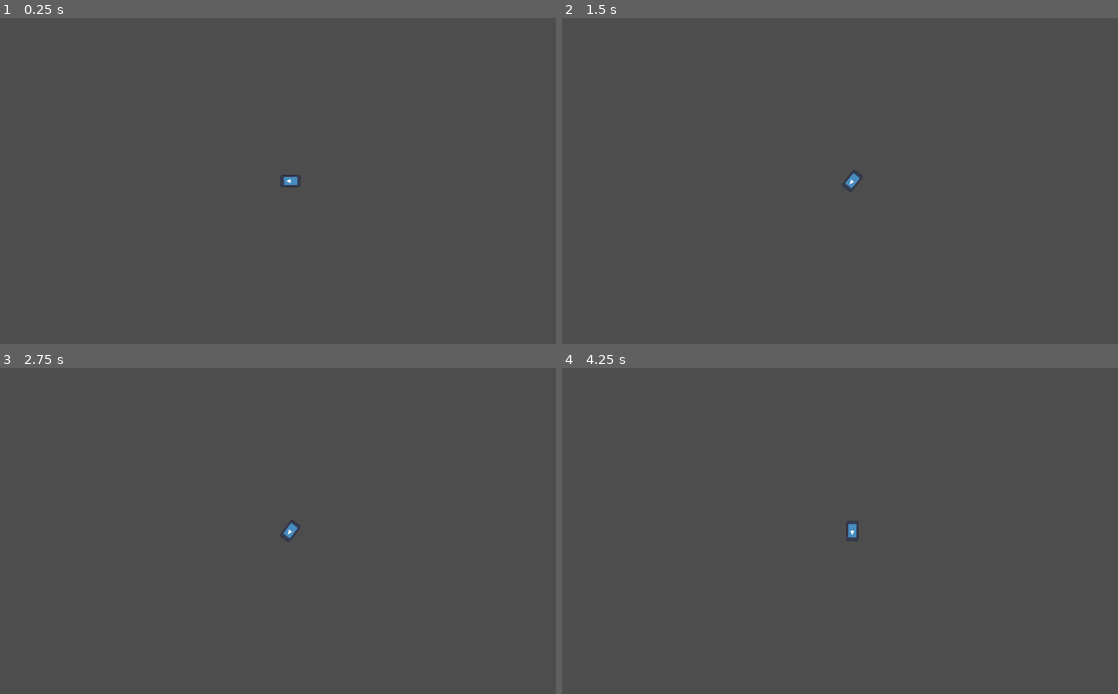
Above: before the commit, frames 1-4 (two rows, left to right).
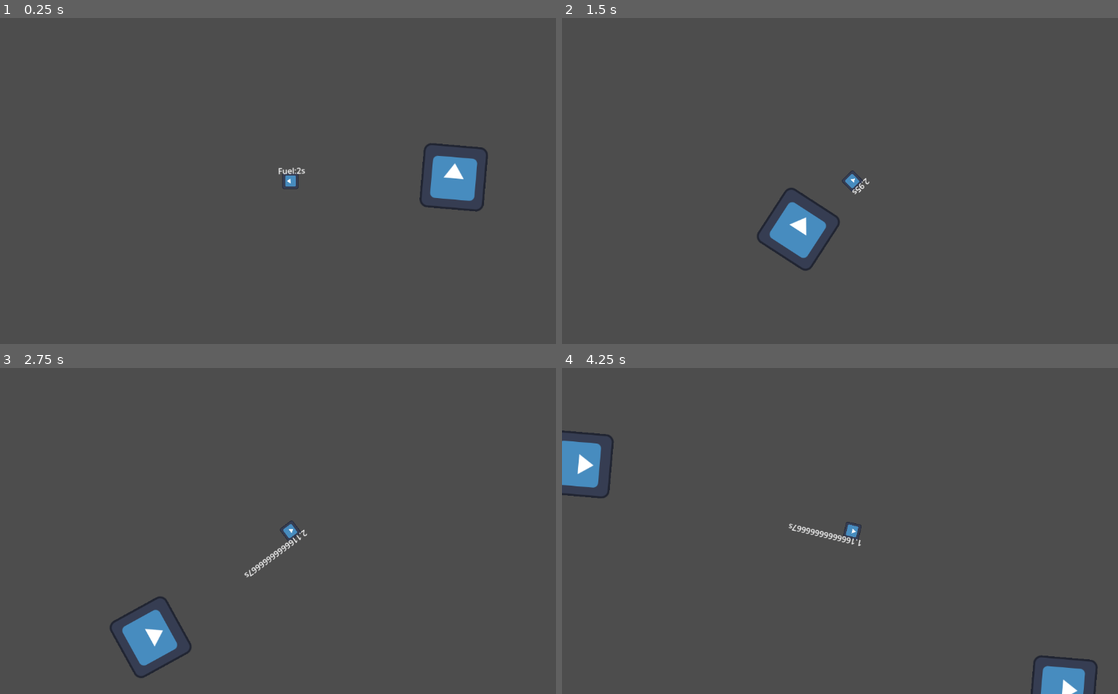
Above: after the commit, the same moments.

Repository: TomekPetrykowski/alakajam-21-game
Game: Godot game, scene res://scenes/test_level.tscn
Same seed, same stepped clock (60 frames per second), same inputs: the game is played once before the commit and once after it. The project has no main scene, so this scene is started directly. The engine's default icon, where the game draws it, is replaced by a stand-in: a white triangle on a blue panel in a dark square.
Inputs (mouse positions are in pixels of both pictures, inside the frame that each line leads up to):
- Up to frame 1 (0.25 s): no input
- Up to frame 2 (1.5 s): tap Enter (ui_accept) at 0.5, 1.35 s; move the mouse to (979, 164) at 0.52 s; hold Enter (ui_accept) 0.53-1.28 s; hold Right (ui_right) from 0.53 s (still down); move the mouse to (734, 197) at 1.27 s
- Up to frame 3 (2.75 s): tap Enter (ui_accept) at 1.52, 1.82 s; move the mouse to (350, 459) at 2.02 s; release Right (ui_right) at 2.03 s; hold Left (ui_left) from 2.03 s (still down); hold Enter (ui_accept) from 2.03 s (still down)
- Up to frame 4 (4.25 s): move the mouse to (823, 596) at 2.77 s; release Left (ui_left) at 2.78 s; release Enter (ui_accept) at 2.78 s; hold Right (ui_right) from 2.78 s (still down); tap Enter (ui_accept) at 2.85, 3.02, 3.32 s; move the mouse to (1029, 579) at 3.52 s; hold Enter (ui_accept) from 3.53 s (still down)

The runs differ from the first frame. In frame 1, 1.5% of the frame differs, in the area x 50-88%, y 38-60%; in frame 2, 1.5%; in frame 3, 1.6%; in frame 4, 2.2%, in the area x 0-97%, y 19-100%.

Commit message:
added jetpack and planet rotation

Diff:
--- a/gravity_game/project.godot
+++ b/gravity_game/project.godot
@@ -17,3 +17,18 @@
 [editor]
 
 version_control/autoload_on_startup=true
+
+[input]
+
+left={
+"deadzone": 0.5,
+"events": [Object(InputEventKey,"resource_local_to_scene":false,"resource_name":"","device":-1,"window_id":0,"alt_pressed":false,"shift_pressed":false,"ctrl_pressed":false,"meta_pressed":false,"pressed":false,"keycode":0,"physical_keycode":65,"key_label":0,"unicode":97,"location":0,"echo":false,"script":null)
+, Object(InputEventKey,"resource_local_to_scene":false,"resource_name":"","device":-1,"window_id":0,"alt_pressed":false,"shift_pressed":false,"ctrl_pressed":false,"meta_pressed":false,"pressed":false,"keycode":0,"physical_keycode":4194319,"key_label":0,"unicode":0,"location":0,"echo":false,"script":null)
+]
+}
+right={
+"deadzone": 0.5,
+"events": [Object(InputEventKey,"resource_local_to_scene":false,"resource_name":"","device":-1,"window_id":0,"alt_pressed":false,"shift_pressed":false,"ctrl_pressed":false,"meta_pressed":false,"pressed":false,"keycode":0,"physical_keycode":68,"key_label":0,"unicode":100,"location":0,"echo":false,"script":null)
+, Object(InputEventKey,"resource_local_to_scene":false,"resource_name":"","device":-1,"window_id":0,"alt_pressed":false,"shift_pressed":false,"ctrl_pressed":false,"meta_pressed":false,"pressed":false,"keycode":0,"physical_keycode":4194321,"key_label":0,"unicode":0,"location":0,"echo":false,"script":null)
+]
+}
--- a/gravity_game/scenes/planet.tscn
+++ b/gravity_game/scenes/planet.tscn
@@ -1,6 +1,7 @@
-[gd_scene load_steps=4 format=3 uid="uid://bpaw1dgbmrkti"]
+[gd_scene load_steps=8 format=3 uid="uid://bpaw1dgbmrkti"]
 
 [ext_resource type="Script" path="res://scripts/planet.gd" id="1_hmtsp"]
+[ext_resource type="Texture2D" uid="uid://dfqiovgynqkeh" path="res://icon.svg" id="2_xehg2"]
 
 [sub_resource type="CircleShape2D" id="CircleShape2D_l40aq"]
 radius = 88.3629
@@ -8,7 +9,45 @@
 [sub_resource type="CircleShape2D" id="CircleShape2D_4b54k"]
 radius = 408.314
 
-[node name="Planet" type="StaticBody2D"]
+[sub_resource type="Animation" id="Animation_bvvf0"]
+resource_name = "spin"
+length = 16.0
+loop_mode = 1
+tracks/0/type = "value"
+tracks/0/imported = false
+tracks/0/enabled = true
+tracks/0/path = NodePath(".:rotation")
+tracks/0/interp = 1
+tracks/0/loop_wrap = true
+tracks/0/keys = {
+"times": PackedFloat32Array(0, 16),
+"transitions": PackedFloat32Array(1, 1),
+"update": 0,
+"values": [0.0, 6.28319]
+}
+
+[sub_resource type="Animation" id="Animation_mbctx"]
+length = 0.001
+tracks/0/type = "value"
+tracks/0/imported = false
+tracks/0/enabled = true
+tracks/0/path = NodePath(".:rotation")
+tracks/0/interp = 1
+tracks/0/loop_wrap = true
+tracks/0/keys = {
+"times": PackedFloat32Array(0),
+"transitions": PackedFloat32Array(1),
+"update": 0,
+"values": [0.0]
+}
+
+[sub_resource type="AnimationLibrary" id="AnimationLibrary_pwidh"]
+_data = {
+"RESET": SubResource("Animation_mbctx"),
+"spin": SubResource("Animation_bvvf0")
+}
+
+[node name="Planet" type="AnimatableBody2D"]
 script = ExtResource("1_hmtsp")
 metadata/_edit_group_ = true
 
@@ -20,4 +59,14 @@
 [node name="CollisionShape2D" type="CollisionShape2D" parent="Area2D"]
 shape = SubResource("CircleShape2D_4b54k")
 
+[node name="AnimationPlayer" type="AnimationPlayer" parent="."]
+libraries = {
+"": SubResource("AnimationLibrary_pwidh")
+}
+autoplay = "spin"
+
+[node name="Sprite2D" type="Sprite2D" parent="."]
+texture = ExtResource("2_xehg2")
+
 [connection signal="body_entered" from="Area2D" to="." method="_on_area_2d_body_entered"]
+[connection signal="body_exited" from="Area2D" to="." method="_on_area_2d_body_exited"]
--- a/gravity_game/scenes/player.tscn
+++ b/gravity_game/scenes/player.tscn
@@ -3,22 +3,31 @@
 [ext_resource type="Script" path="res://scripts/player.gd" id="1_l070v"]
 [ext_resource type="Texture2D" uid="uid://dfqiovgynqkeh" path="res://icon.svg" id="2_dq6kd"]
 
-[sub_resource type="CapsuleShape2D" id="CapsuleShape2D_3l5f6"]
-height = 32.0
+[sub_resource type="CircleShape2D" id="CircleShape2D_6hnej"]
+radius = 16.0
 
 [node name="Player" type="CharacterBody2D"]
 floor_stop_on_slope = false
 script = ExtResource("1_l070v")
-metadata/_edit_group_ = true
-
-[node name="CollisionShape2D" type="CollisionShape2D" parent="."]
-rotation = -1.5708
-shape = SubResource("CapsuleShape2D_3l5f6")
 
 [node name="Sprite2D" type="Sprite2D" parent="."]
 position = Vector2(0, -4.76837e-07)
 rotation = -1.5708
-scale = Vector2(0.1875, 0.3125)
+scale = Vector2(0.25, 0.25)
 texture = ExtResource("2_dq6kd")
 
+[node name="CollisionShape2D" type="CollisionShape2D" parent="."]
+rotation = -1.5708
+shape = SubResource("CircleShape2D_6hnej")
+
 [node name="Camera2D" type="Camera2D" parent="."]
+
+[node name="CanvasLayer" type="CanvasLayer" parent="."]
+follow_viewport_enabled = true
+
+[node name="Fuel" type="Label" parent="."]
+offset_left = -24.0
+offset_top = -32.0
+offset_right = 30.0
+offset_bottom = -9.0
+text = "Fuel:2s"
--- a/gravity_game/scripts/planet.gd
+++ b/gravity_game/scripts/planet.gd
@@ -1,6 +1,11 @@
-extends StaticBody2D
+extends AnimatableBody2D
 
 
 func _on_area_2d_body_entered(body: Node2D) -> void:
 	if body.name == "Player":
 		body.rotation_point = position
+
+
+#func _on_area_2d_body_exited(body: Node2D) -> void:
+	#if body.name == "Player":
+		#body.rotation_point = position
--- a/gravity_game/scripts/player.gd
+++ b/gravity_game/scripts/player.gd
@@ -2,6 +2,7 @@
 
 
 #@onready var planet = $"../StaticBody2D"
+@onready var fuel_label = $Fuel
 
 const SPEED = 300.0
 const JUMP_VELOCITY = -300.0
@@ -14,7 +15,9 @@
 
 var rotation_point = Vector2.ZERO
 
-func _physics_process(_delta: float) -> void:
+var fuel = 3.0 :set = _change_fuel
+
+func _physics_process(delta: float) -> void:
 	# Add the gravity.
 
 	#velocity = gravity
@@ -46,15 +49,22 @@
 	#print(rad_to_deg(get_angle_to(planet.position)))
 #
 	## Handle jump.
-	if Input.is_action_just_pressed("ui_accept"):
-		#velocity = JUMP_VELOCITY * vector2planet
+	if is_on_floor():
+		self.fuel += delta
+	if Input.is_action_just_pressed("ui_accept") and is_on_floor():
 		vertical = JUMP_VELOCITY
+	elif Input.is_action_pressed("ui_accept") and not is_on_floor() and fuel >= 0.0:
+		fuel -= delta
+		vertical -= 15
+		if vertical < -300:
+			vertical = -300
+
 
 	#velocity = vertical * vector2planet
 #
 	## Get the input direction and handle the movement/deceleration.
 	## As good practice, you should replace UI actions with custom gameplay actions.
-	var direction := Input.get_axis("ui_left", "ui_right")
+	var direction := Input.get_axis("left", "right")
 	if direction:
 		#velocity = direction * SPEED * vector2planet.rotated(deg_to_rad(90))
 		horizontal = direction * SPEED
@@ -62,5 +72,15 @@
 		horizontal = 0
 		#velocity.x = move_toward(velocity.x, 0, SPEED)
 
-	velocity = horizontal * vector2planet.rotated(deg_to_rad(90)) + vertical * vector2planet
+	velocity = horizontal * vector2planet.rotated(deg_to_rad(-90)) + vertical * vector2planet
 	move_and_slide()
+
+
+func _change_fuel(new):
+	if new < 0.0:
+		fuel = 0.0
+	if new > 3.0:
+		fuel = 3.0
+	else:
+		fuel = new
+	fuel_label.text = str(fuel)+"s"
